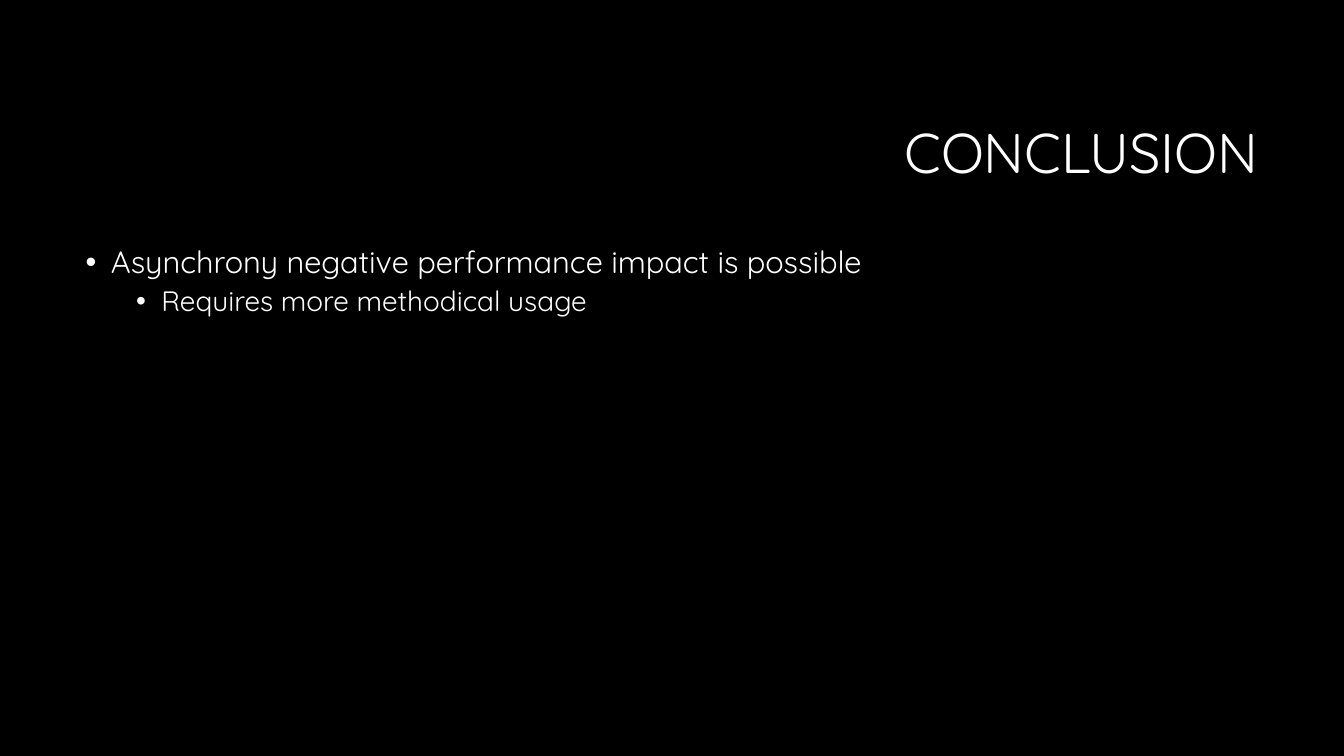
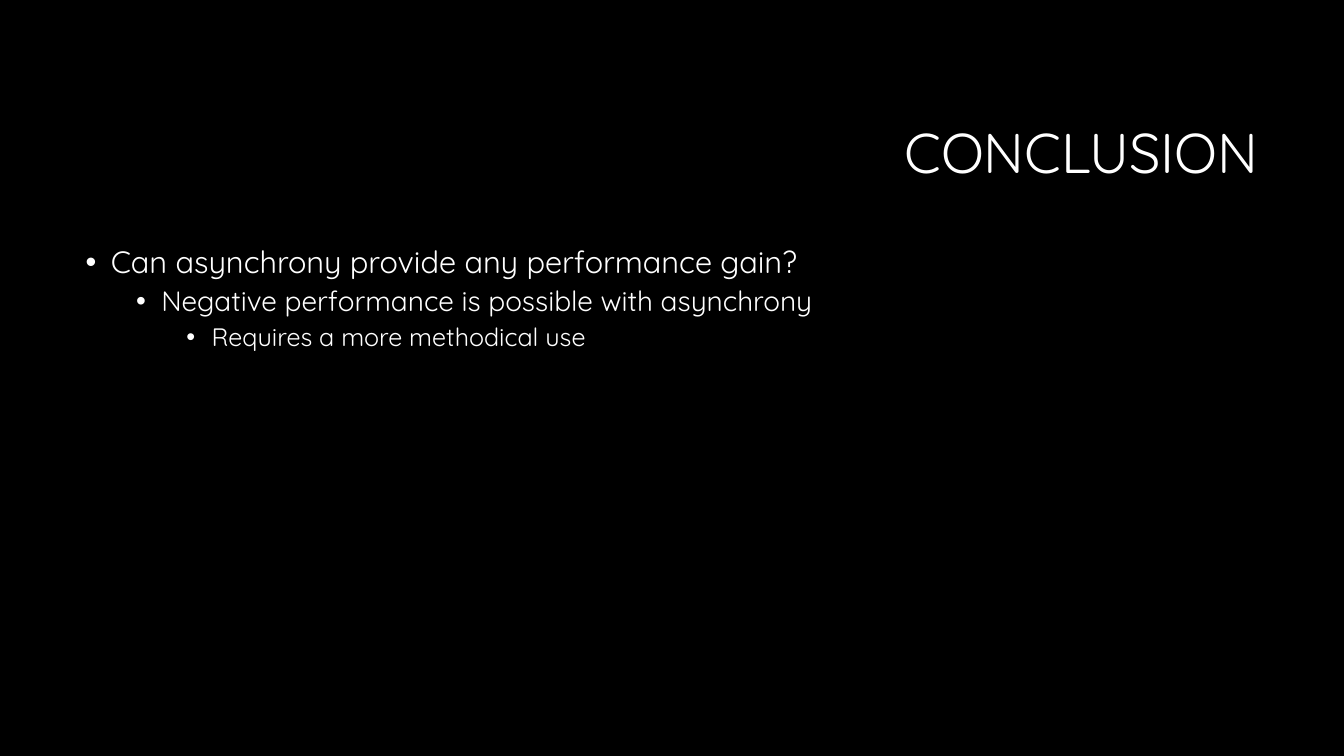
Before and after one commit to czifro-tech/instant-transmission, a slide deck: slide 114 of presentation/Thesis.pptx (slide 102 before the commit). Drawn at 1344x756 pixels with LibreOffice and Linux fonts; fonts in the diff are those of the drawing; background and template pictures are left out. Boxes give left, top, right and bottom in pixels: in the first picture for what was removed or moved away, otherwise in the second. Text is boxed around its words. In the diff, an @@ line names an element or a change of style, - is before the commit and + after.

```diff
--- a/presentation/Thesis.pptx
+++ b/presentation/Thesis.pptx
@@ text at [111,250,812,351]: text changed; size 22 to 20 pt @@
-• Asynchrony negative performance impact is possible
-  • Requires more methodical usage
+• Can asynchrony provide any performance gain?
+  • Negative performance is possible with asynchrony
+    • Requires a more methodical use
```
Also in this commit, not shown: 33 other slides changed, 14 slides added, 2 slides removed, 6 other files.
